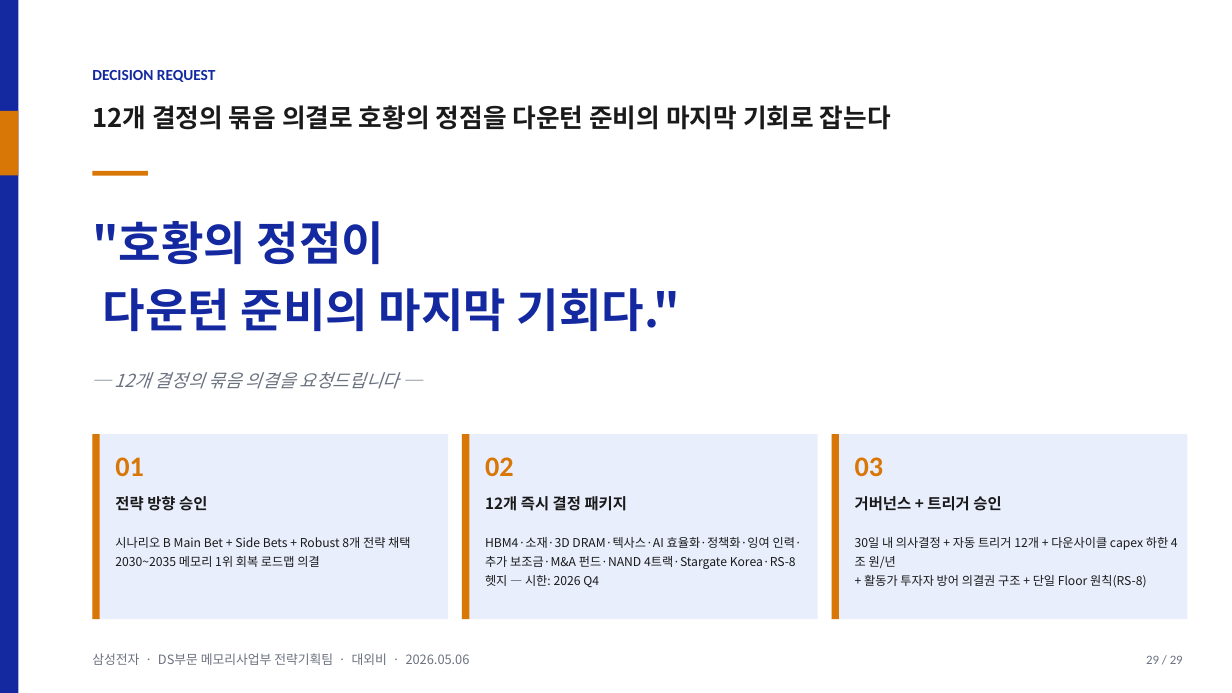
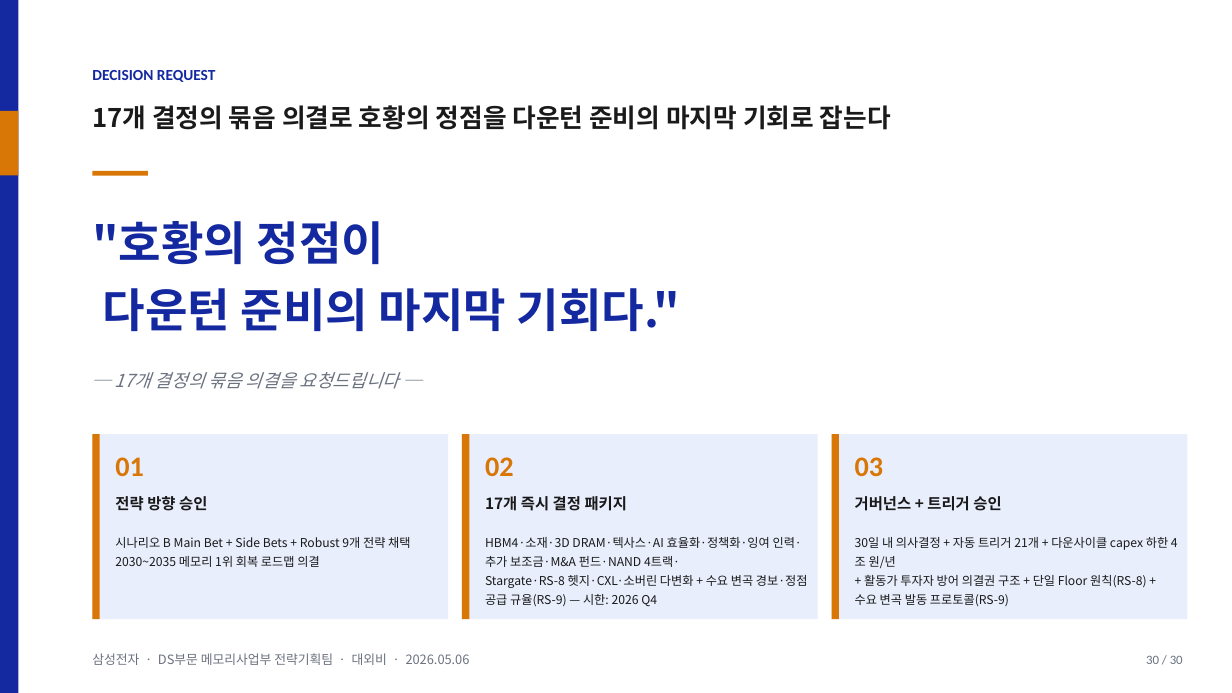
Before and after one commit to k31001/action-learning, a slide deck: slide 30 of outputs/presentation/samsung-memory-scenario-planning.pptx (slide 29 before the commit). Drawn at 1232x693 pixels with LibreOffice and Linux fonts; fonts in the diff are those of the drawing. Boxes give left, top, right and bottom in pixels: in the first picture for what was removed or moved away, otherwise in the second. Text is boxed around its words. In the diff, an @@ line names an element or a change of style, - is before the commit and + after.

```diff
--- a/outputs/presentation/samsung-memory-scenario-planning.pptx
+++ b/outputs/presentation/samsung-memory-scenario-planning.pptx
@@ text at box(92, 105, 891, 130): text changed @@
-12개 결정의 묶음 의결로 호황의 정점을 다운턴 준비의 마지막 기회로 잡는다
+17개 결정의 묶음 의결로 호황의 정점을 다운턴 준비의 마지막 기회로 잡는다
@@ text at box(114, 372, 400, 389): text changed @@
-─ 12개 결정의 묶음 의결을 요청드립니다 ─
+─ 17개 결정의 묶음 의결을 요청드립니다 ─
@@ text at box(485, 496, 628, 511): text changed @@
-12개 즉시 결정 패키지
+17개 즉시 결정 패키지
@@ text at box(115, 537, 410, 548): text changed @@
-시나리오 B Main Bet + Side Bets + Robust 8개 전략 채택
+시나리오 B Main Bet + Side Bets + Robust 9개 전략 채택
@@ text at box(485, 537, 808, 607): text changed @@
-HBM4·소재·3D DRAM·텍사스·AI 효율화·정책화·잉여 인력·
-추가 보조금·M&A 펀드·NAND 4트랙·Stargate Korea·RS-8 헷지 — 시한: 2026 Q4
+HBM4·소재·3D DRAM·텍사스·AI 효율화·정책화·잉여 인력·추가 보조금·M&A 펀드·NAND 4트랙·
+Stargate·RS-8 헷지·CXL·소버린 다변화 + 수요 변곡 경보·정점 공급 규율(RS-9) — 시한: 2026 Q4
@@ text at box(855, 537, 1168, 606): text changed @@
-30일 내 의사결정 + 자동 트리거 12개 + 다운사이클 capex 하한 4조 원/년
-+ 활동가 투자자 방어 의결권 구조 + 단일 Floor 원칙(RS-8)
+30일 내 의사결정 + 자동 트리거 21개 + 다운사이클 capex 하한 4조 원/년
++ 활동가 투자자 방어 의결권 구조 + 단일 Floor 원칙(RS-8) + 수요 변곡 발동 프로토콜(RS-9)
@@ text at box(1146, 655, 1183, 664): text changed @@
-29 / 29
+30 / 30
```
Also in this commit, not shown: 27 other slides changed, 1 slide added, 5 other files.
